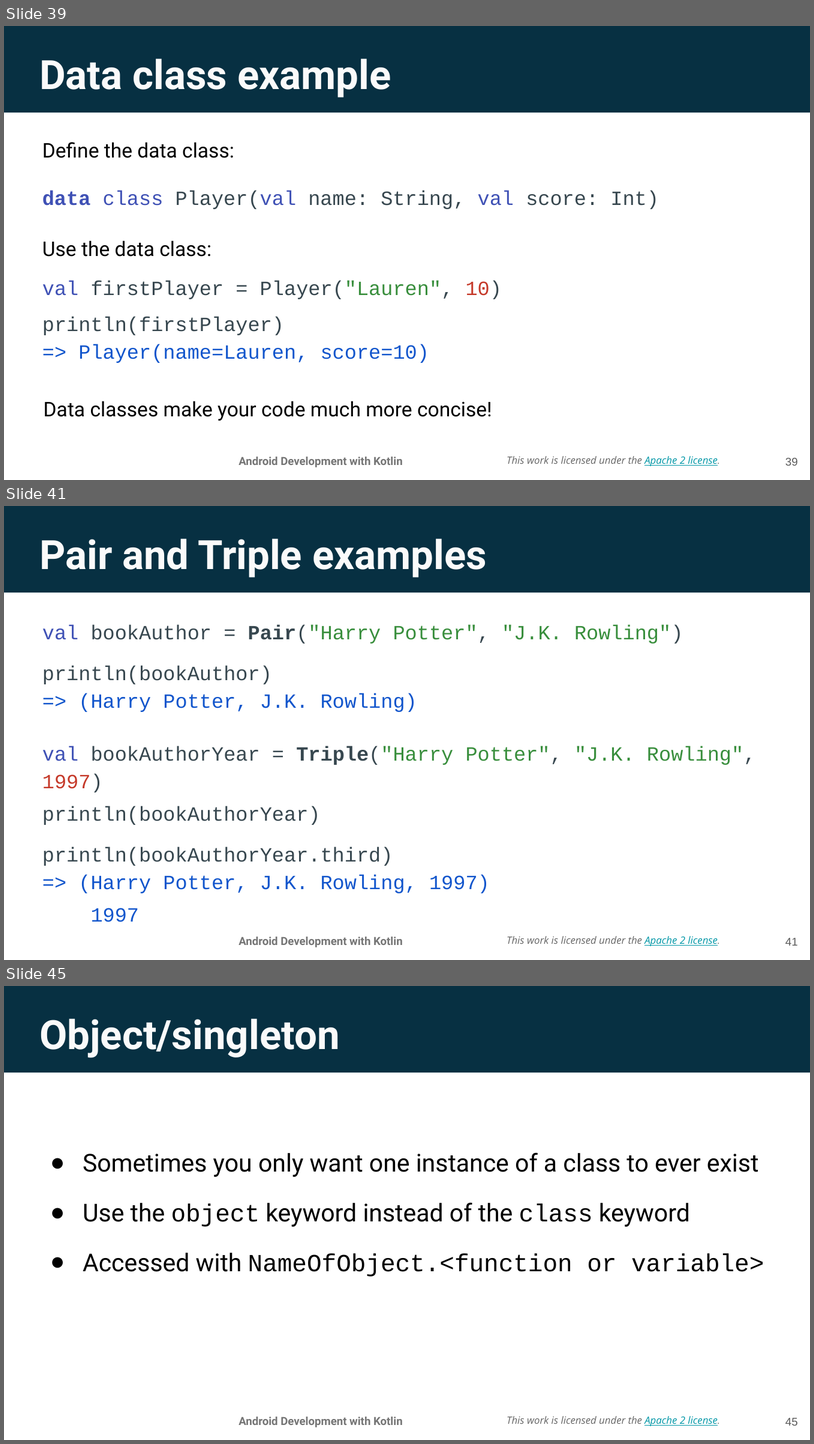
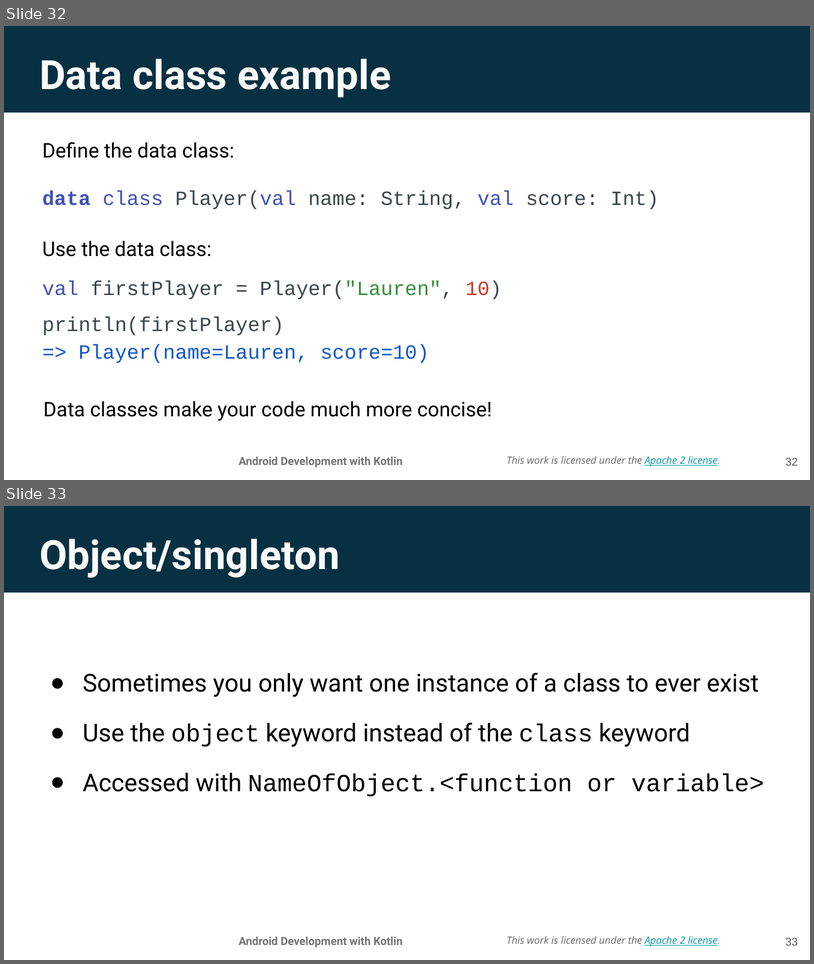
Before and after one commit to aadityaguptaa/Android-Bootcamp-PSNA, a slide deck: Day-0/Lesson 3_ Classes and objects.pptx. Shown one above the other, each under a label of ours: slides 39, 41 and 45 before the commit, slides 32 and 33 after it; the slides between them are not shown. The pictures are 814x1444 and 814x964 pixels, drawn with LibreOffice and Linux fonts; fonts in the diff are those of the drawing; background and template pictures are left out. Boxes give left, top, right and bottom in pixels: in the first picture for what was removed or moved away, otherwise in the second. Text is boxed around its words. In the diff, an @@ line names an element or a change of style, - is before the commit and + after.

```diff
--- a/Day-0/Lesson 3_ Classes and objects.pptx
+++ b/Day-0/Lesson 3_ Classes and objects.pptx
@@ slide 41 removed at <box>4,506,810,960</box>, background picture (left out); not listed: 3 template elements that a slide beside it also shows @@
@@ title removed at <box>39,538,487,577</box> @@
-Pair and Triple examples
@@ text removed at <box>42,624,683,712</box> @@
-val bookAuthor = Pair("Harry Potter", "J.K. Rowling")
-println(bookAuthor)
-=> (Harry Potter, J.K. Rowling)
@@ text removed at <box>42,745,756,893</box> @@
-val bookAuthorYear = Triple("Harry Potter", "J.K. Rowling", 1997)
-println(bookAuthorYear)
-println(bookAuthorYear.third)
-=> (Harry Potter, J.K. Rowling, 1997)
-1997
@@ page number removed at <box>786,937,798,945</box> @@
-41
@@ what was slide 39 is now slide 32 @@
@@ page number at <box>786,457,798,465</box>: text changed @@
-39
+32
@@ what was slide 45 is now slide 33 @@
@@ page number at <box>786,937,798,945</box>: text changed @@
-45
+33
```
Also in this commit, not shown: 11 other slides removed, 1 other file.
